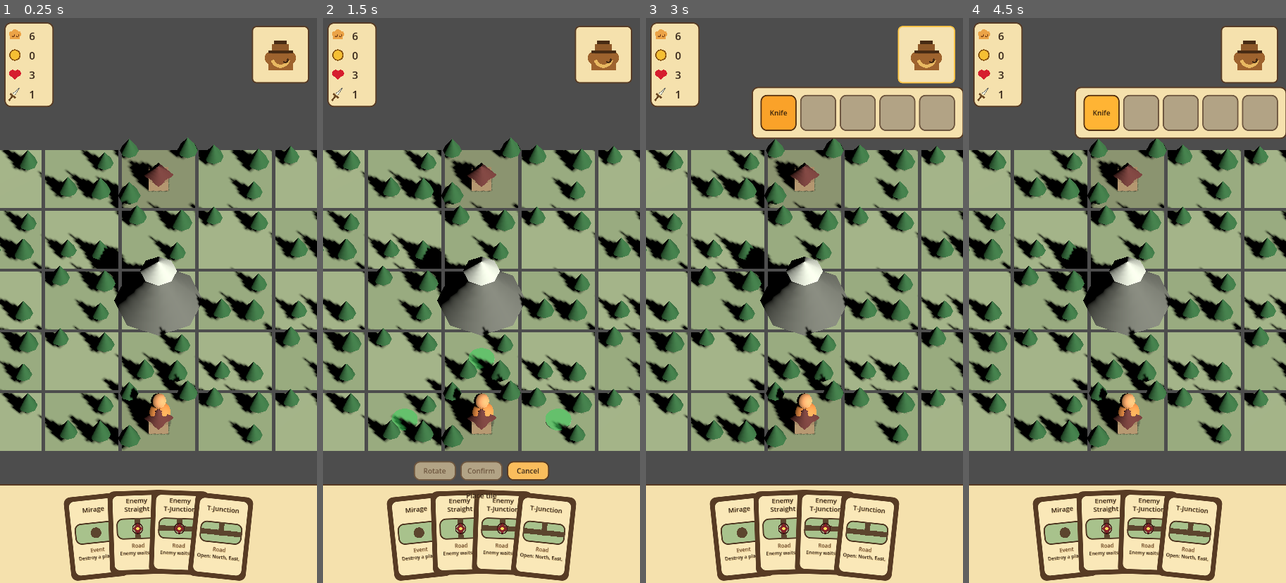
Above: before the commit, frames 1-4 (left to right).
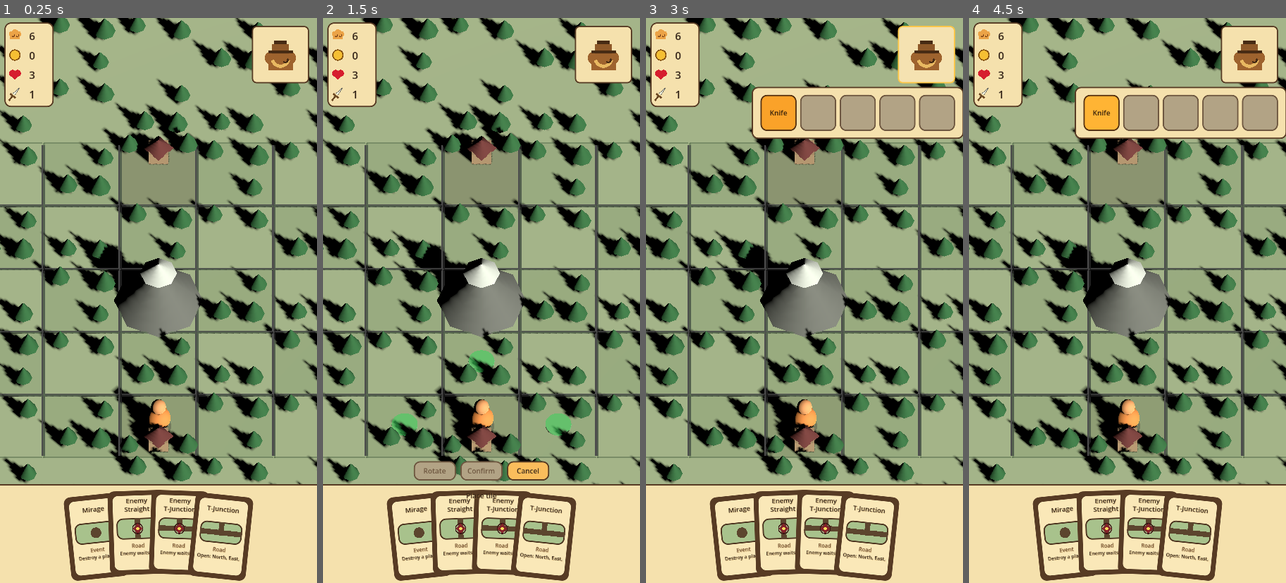
Above: after the commit, the same moments.

Repository: Reicher/The-Road-North
Game: Godot game, scene res://scenes/main.tscn
The game is run twice, just before and just after one commit, with the same random seed, the same clock (stepped at 60 frames per second) and the same inputs.
Inputs (mouse positions are in pixels of both pictures, inside the frame that each line leads up to):
- Up to frame 1 (0.25 s): no input
- Up to frame 2 (1.5 s): tap Enter at 0.5 s; drag from (481, 532) to (513, 176) at 0.52 s; click "Use" at 1.25 s
- Up to frame 3 (3 s): click "Cancel" at 2 s; click (924, 51) at 2.75 s
- Up to frame 4 (4.5 s): click "Knife" at 3.5 s; click "Knife" at 4.25 s

The runs differ from the first frame. In frame 1, 37% of the frame differs, in the area x 0-100%, y 0-83%; in frame 2, 36%; in frame 3, 31%; in frame 4, 31%.

Commit message:
Refine 3D map forest, preview, and camera bounds

Diff:
--- a/scripts/map.gd
+++ b/scripts/map.gd
@@ -25,6 +25,10 @@
 const FEATURE_BRIDGE := "bridge"
 
 const GROUND_HEIGHT := 0.08
+const FOREST_PADDING_TILES := 4
+const GROUND_LIGHT_COLOR := Color(0.69, 0.76, 0.57)
+const GROUND_DARK_COLOR := Color(0.64, 0.72, 0.53)
+const GRID_LINE_COLOR := Color(0.36, 0.46, 0.31, 0.58)
 
 @export_range(1, 64, 1) var playable_width := 9:
 	set(value):
@@ -52,6 +56,7 @@
 var tiles: Dictionary = {}
 var _fixed_features_by_position: Dictionary = {}
 var _cell_nodes: Dictionary = {}
+var _forest_nodes: Array[Node] = []
 
 
 func _ready() -> void:
@@ -325,9 +330,47 @@
 		if node is Node:
 			node.queue_free()
 	_cell_nodes.clear()
+	for node in _forest_nodes:
+		if node != null:
+			node.queue_free()
+	_forest_nodes.clear()
+	_rebuild_border_forest()
 	for y in playable_height:
 		for x in playable_width:
 			_rebuild_cell_visual(Vector2i(x, y))
+
+
+func _rebuild_border_forest() -> void:
+	for y in range(-FOREST_PADDING_TILES, playable_height + FOREST_PADDING_TILES):
+		for x in range(-FOREST_PADDING_TILES, playable_width + FOREST_PADDING_TILES):
+			var grid_position := Vector2i(x, y)
+			if is_inside_playable_area(grid_position):
+				continue
+			_add_border_forest_cell(grid_position)
+
+
+func _add_border_forest_cell(grid_position: Vector2i) -> void:
+	var cell := Node3D.new()
+	cell.name = "Forest_%d_%d" % [grid_position.x, grid_position.y]
+	cell.position = grid_to_world(grid_position)
+	add_child(cell)
+	_forest_nodes.append(cell)
+
+	_add_box(cell, "ForestGround", Vector3(tile_size * 1.08, GROUND_HEIGHT, tile_size * 1.08), Vector3(0.0, -GROUND_HEIGHT * 0.65, 0.0), GROUND_LIGHT_COLOR)
+	_add_border_forest_trees(cell, grid_position)
+
+
+func _add_border_forest_trees(parent: Node3D, grid_position: Vector2i) -> void:
+	var slots := [
+		Vector2(-0.28, -0.28),
+		Vector2(0.30, -0.18),
+		Vector2(-0.18, 0.26),
+		Vector2(0.24, 0.30),
+	]
+	var count := 2 + posmod(grid_position.x * 11 + grid_position.y * 7, 2)
+	for index in count:
+		var offset: Vector2 = slots[posmod(index + grid_position.x + grid_position.y, slots.size())]
+		_add_tree(parent, Vector3(offset.x * tile_size, 0.0, offset.y * tile_size), 0.72 + float(index) * 0.08)
 
 
 func _rebuild_cell_visual(grid_position: Vector2i) -> void:
@@ -344,13 +387,25 @@
 	_cell_nodes[grid_position] = cell
 
 	var feature := get_fixed_feature(grid_position)
-	var terrain_color := Color(0.69, 0.76, 0.57) if (grid_position.x + grid_position.y) % 2 == 0 else Color(0.64, 0.72, 0.53)
+	var terrain_color := GROUND_LIGHT_COLOR if (grid_position.x + grid_position.y) % 2 == 0 else GROUND_DARK_COLOR
 	_add_box(cell, "Ground", Vector3(tile_size * 0.96, GROUND_HEIGHT, tile_size * 0.96), Vector3(0.0, -GROUND_HEIGHT * 0.5, 0.0), terrain_color)
+	_add_grid_lines(cell, grid_position)
 
 	if not feature.is_empty():
 		_add_fixed_feature_visual(cell, feature)
 	elif not tiles.has(grid_position):
 		_add_empty_tile_trees(cell, grid_position)
+
+
+func _add_grid_lines(parent: Node3D, grid_position: Vector2i) -> void:
+	var line_width := maxf(2.0, tile_size * 0.018)
+	var y := GROUND_HEIGHT * 0.20
+	_add_box(parent, "GridNorth", Vector3(tile_size * 0.98, line_width, line_width), Vector3(0.0, y, -tile_size * 0.49), GRID_LINE_COLOR)
+	_add_box(parent, "GridWest", Vector3(line_width, line_width, tile_size * 0.98), Vector3(-tile_size * 0.49, y, 0.0), GRID_LINE_COLOR)
+	if grid_position.y == playable_height - 1:
+		_add_box(parent, "GridSouth", Vector3(tile_size * 0.98, line_width, line_width), Vector3(0.0, y, tile_size * 0.49), GRID_LINE_COLOR)
+	if grid_position.x == playable_width - 1:
+		_add_box(parent, "GridEast", Vector3(line_width, line_width, tile_size * 0.98), Vector3(tile_size * 0.49, y, 0.0), GRID_LINE_COLOR)
 
 
 func _add_fixed_feature_visual(parent: Node3D, feature: Dictionary) -> void:
@@ -427,4 +482,6 @@
 	var material := StandardMaterial3D.new()
 	material.albedo_color = color
 	material.roughness = 0.9
+	if color.a < 1.0:
+		material.transparency = BaseMaterial3D.TRANSPARENCY_ALPHA
 	return material
--- a/scripts/map_camera.gd
+++ b/scripts/map_camera.gd
@@ -9,7 +9,9 @@
 @export_range(0.0, 5.0, 0.05) var start_zoom_duration := 0.85
 @export_range(0.0, 2.0, 0.01) var move_focus_duration := 0.18
 @export var zoom_step := 0.10
-@export_range(20.0, 80.0, 1.0) var camera_angle_degrees := 52.0
+@export_range(20.0, 80.0, 1.0) var camera_angle_degrees := 55.0
+@export_range(0.0, 3.0, 0.05) var pan_margin_x_tiles := 0.0
+@export_range(0.0, 3.0, 0.05) var pan_margin_z_tiles := 0.0
 
 var _map: GameMap
 var _player: Node3D
@@ -158,18 +160,15 @@
 func _clamp_target() -> void:
 	if _map == null:
 		return
-	var rect := _map.get_padded_world_rect()
-	var viewport_size := _get_map_viewport_size()
-	var aspect := viewport_size.x / maxf(viewport_size.y, 1.0)
-	var half_height := size * 0.5
-	var half_width := half_height * aspect
-	var min_x := rect.position.x + half_width
-	var max_x := rect.end.x - half_width
-	var min_z := rect.position.y + half_height
-	var max_z := rect.end.y - half_height
-
-	_target_xz.x = rect.get_center().x if min_x > max_x else clampf(_target_xz.x, min_x, max_x)
-	_target_xz.y = rect.get_center().y if min_z > max_z else clampf(_target_xz.y, min_z, max_z)
+	var map_rect := _map.get_padded_world_rect()
+	var rect := _get_camera_movement_rect()
+	var visible_ground_size := _get_visible_ground_size()
+	_target_xz.x = clampf(_target_xz.x, rect.position.x, rect.end.x)
+
+	if visible_ground_size.y >= map_rect.size.y:
+		_target_xz.y = map_rect.get_center().y
+	else:
+		_target_xz.y = clampf(_target_xz.y, rect.position.y, rect.end.y)
 
 
 func _apply_camera_transform() -> void:
@@ -178,7 +177,7 @@
 	var target := Vector3(_target_xz.x, 0.0, _target_xz.y)
 	var offset := Vector3(0.0, sin(angle) * distance, cos(angle) * distance)
 	global_position = target + offset
-	look_at(target, Vector3.UP)
+	rotation_degrees = Vector3(-camera_angle_degrees, 0.0, 0.0)
 
 
 func _get_zoom_out_limit() -> float:
@@ -187,7 +186,7 @@
 	var viewport_size := _get_map_viewport_size()
 	var aspect := viewport_size.x / maxf(viewport_size.y, 1.0)
 	var padded_size := _map.get_padded_world_rect().size
-	return maxf(padded_size.y, padded_size.x / maxf(aspect, 0.01))
+	return maxf(_get_ground_size_for_vertical_map_span(padded_size.y), padded_size.x / maxf(aspect, 0.01))
 
 
 func _get_zoom_in_limit() -> float:
@@ -203,7 +202,40 @@
 		return size
 	var viewport_size := _get_map_viewport_size()
 	var aspect := viewport_size.x / maxf(viewport_size.y, 1.0)
-	return clampf(_map.tile_size * initial_visible_tile_width / maxf(aspect, 0.01), _get_zoom_in_limit(), _get_zoom_out_limit())
+	var wanted_size := _map.tile_size * initial_visible_tile_width / maxf(aspect, 0.01)
+	return clampf(wanted_size, _get_zoom_in_limit(), _get_zoom_out_limit())
+
+
+func _get_camera_movement_rect() -> Rect2:
+	var map_rect := _map.get_padded_world_rect()
+	var margin := Vector2(_map.tile_size * pan_margin_x_tiles, _map.tile_size * pan_margin_z_tiles)
+	var min_position := map_rect.position - margin
+	var max_position := map_rect.end + margin
+	if is_zero_approx(pan_margin_x_tiles):
+		min_position.x = map_rect.position.x + _map.tile_size * 0.5
+		max_position.x = map_rect.end.x - _map.tile_size * 0.5
+		if min_position.x > max_position.x:
+			min_position.x = map_rect.get_center().x
+			max_position.x = map_rect.get_center().x
+	if is_zero_approx(pan_margin_z_tiles):
+		min_position.y = map_rect.position.y + _map.tile_size * 0.5
+		max_position.y = map_rect.end.y - _map.tile_size * 0.5
+		if min_position.y > max_position.y:
+			min_position.y = map_rect.get_center().y
+			max_position.y = map_rect.get_center().y
+	return Rect2(min_position, max_position - min_position)
+
+
+func _get_ground_size_for_vertical_map_span(map_depth: float) -> float:
+	var angle := deg_to_rad(camera_angle_degrees)
+	return map_depth * maxf(sin(angle), 0.25)
+
+
+func _get_visible_ground_size() -> Vector2:
+	var viewport_size := _get_map_viewport_size()
+	var aspect := viewport_size.x / maxf(viewport_size.y, 1.0)
+	var angle := deg_to_rad(camera_angle_degrees)
+	return Vector2(size * aspect, size / maxf(sin(angle), 0.25))
 
 
 func _get_full_map_position() -> Vector3:
--- a/scripts/placement_controller.gd
+++ b/scripts/placement_controller.gd
@@ -7,8 +7,8 @@
 signal tile_destroyed(grid_position: Vector2i, card: CardView)
 signal tile_rotated(grid_position: Vector2i, card: CardView)
 
-const VALID_COLOR := Color(0.20, 0.90, 0.32, 0.46)
-const INVALID_COLOR := Color(0.95, 0.18, 0.14, 0.50)
+const VALID_COLOR := Color(0.10, 0.95, 0.28, 0.34)
+const INVALID_COLOR := Color(1.00, 0.10, 0.08, 0.38)
 const TARGET_COLOR := Color(0.98, 0.83, 0.24, 0.62)
 const PLACEMENT_HINT_COLOR := Color(0.24, 0.88, 0.38, 0.58)
 const MODE_NONE := ""
@@ -254,12 +254,13 @@
 	_preview_tile.definition = active_definition
 	_preview_tile.rotation_steps = rotation_steps
 	_preview_tile.tile_size = _map.tile_size
-	_preview_tile.position = _map.grid_to_world(preview_position)
+	_preview_tile.position = _map.grid_to_world(preview_position) + Vector3(0.0, _map.tile_size * 0.04, 0.0)
+	_preview_tile.scale = Vector3(1.03, 1.0, 1.03)
 	_preview_tile.visible = true
 
 	var tile_data := _roads.make_tile_data(active_definition, rotation_steps)
 	_placement_valid = _is_valid_placement(preview_position, tile_data.get("connections", {}))
-	_preview_tile.tile_tint = Color(1.0, 1.0, 1.0, 0.72)
+	_preview_tile.tile_tint = Color(1.08, 1.08, 1.04, 0.98)
 	_preview_tile.set_highlight(true, VALID_COLOR if _placement_valid else INVALID_COLOR)
 	_controls_layer.show_preview_controls(preview_position, _map, _hand, _placement_valid)
 	set_process(true)
--- a/scripts/tile.gd
+++ b/scripts/tile.gd
@@ -150,8 +150,18 @@
 func _add_house() -> void:
 	var base_size := Vector3(tile_size * 0.26, tile_size * 0.20, tile_size * 0.24)
 	var base_y := GROUND_HEIGHT + base_size.y * 0.5
-	_add_box("HouseBase", base_size, Vector3(0.0, base_y, tile_size * 0.08), Color(0.70, 0.58, 0.42))
-	_add_cone("HouseRoof", tile_size * 0.20, tile_size * 0.18, Vector3(0.0, base_y + tile_size * 0.18, tile_size * 0.08), Color(0.42, 0.20, 0.18), 4)
+	var z_offset := _get_house_z_offset()
+	_add_box("HouseBase", base_size, Vector3(0.0, base_y, z_offset), Color(0.70, 0.58, 0.42))
+	_add_cone("HouseRoof", tile_size * 0.20, tile_size * 0.18, Vector3(0.0, base_y + tile_size * 0.18, z_offset), Color(0.42, 0.20, 0.18), 4)
+
+
+func _get_house_z_offset() -> float:
+	var openings := get_openings()
+	if openings.get("north", false) == true and openings.get("south", false) != true:
+		return tile_size * 0.28
+	if openings.get("south", false) == true and openings.get("north", false) != true:
+		return -tile_size * 0.28
+	return tile_size * 0.08
 
 
 func _draw_reward_encounter(encounter: Dictionary) -> void:
@@ -185,6 +195,14 @@
 func _slot_touches_road(slot: Vector2, openings: Dictionary) -> bool:
 	if absf(slot.x) < ROAD_TREE_CLEARANCE and absf(slot.y) < ROAD_TREE_CLEARANCE:
 		return true
+	if openings.get("north", false) == true and openings.get("east", false) == true and slot.x > 0.16 and slot.y < -0.16:
+		return true
+	if openings.get("east", false) == true and openings.get("south", false) == true and slot.x > 0.16 and slot.y > 0.16:
+		return true
+	if openings.get("south", false) == true and openings.get("west", false) == true and slot.x < -0.16 and slot.y > 0.16:
+		return true
+	if openings.get("north", false) == true and openings.get("west", false) == true and slot.x < -0.16 and slot.y < -0.16:
+		return true
 	if openings.get("north", false) == true and slot.y < ROAD_TREE_CLEARANCE and absf(slot.x) < ROAD_TREE_CLEARANCE:
 		return true
 	if openings.get("south", false) == true and slot.y > -ROAD_TREE_CLEARANCE and absf(slot.x) < ROAD_TREE_CLEARANCE:
@@ -209,7 +227,17 @@
 
 
 func _add_highlight() -> void:
-	_add_box("Highlight", Vector3(tile_size * 0.98, 0.035, tile_size * 0.98), Vector3(0.0, GROUND_HEIGHT + ROAD_HEIGHT + 0.05, 0.0), highlight_color)
+	var fill_y := GROUND_HEIGHT * 0.55
+	_add_box("HighlightFill", Vector3(tile_size * 1.08, 0.018, tile_size * 1.08), Vector3(0.0, fill_y, 0.0), highlight_color)
+	var border_color := highlight_color.lightened(0.35)
+	border_color.a = minf(1.0, highlight_color.a + 0.18)
+	var line_width := tile_size * 0.055
+	var line_length := tile_size * 1.12
+	var border_y := GROUND_HEIGHT + ROAD_HEIGHT + 0.12
+	_add_box("HighlightNorth", Vector3(line_length, line_width, line_width), Vector3(0.0, border_y, -tile_size * 0.56), border_color)
+	_add_box("HighlightEast", Vector3(line_width, line_width, line_length), Vector3(tile_size * 0.56, border_y, 0.0), border_color)
+	_add_box("HighlightSouth", Vector3(line_length, line_width, line_width), Vector3(0.0, border_y, tile_size * 0.56), border_color)
+	_add_box("HighlightWest", Vector3(line_width, line_width, line_length), Vector3(-tile_size * 0.56, border_y, 0.0), border_color)
 
 
 func _refresh_enemy_view() -> void:
@@ -240,6 +268,39 @@
 	return instance
 
 
+func _add_mesh(node_name: String, vertices: PackedVector3Array, normals: PackedVector3Array, indices: PackedInt32Array, color: Color) -> MeshInstance3D:
+	var arrays := []
+	arrays.resize(Mesh.ARRAY_MAX)
+	arrays[Mesh.ARRAY_VERTEX] = vertices
+	arrays[Mesh.ARRAY_NORMAL] = normals
+	arrays[Mesh.ARRAY_INDEX] = indices
+	var mesh := ArrayMesh.new()
+	mesh.add_surface_from_arrays(Mesh.PRIMITIVE_TRIANGLES, arrays)
+	var instance := MeshInstance3D.new()
+	instance.name = node_name
+	instance.mesh = mesh
+	var material := _make_material(color)
+	material.shading_mode = BaseMaterial3D.SHADING_MODE_UNSHADED
+	instance.material_override = material
+	_visual_root.add_child(instance)
+	return instance
+
+
+func _add_cylinder(node_name: String, radius: float, height: float, local_position: Vector3, color: Color, segments := 20) -> MeshInstance3D:
+	var mesh := CylinderMesh.new()
+	mesh.top_radius = radius
+	mesh.bottom_radius = radius
+	mesh.height = height
+	mesh.radial_segments = segments
+	var instance := MeshInstance3D.new()
+	instance.name = node_name
+	instance.mesh = mesh
+	instance.position = local_position
+	instance.material_override = _make_material(color)
+	_visual_root.add_child(instance)
+	return instance
+
+
 func _add_cone(node_name: String, bottom_radius: float, height: float, local_position: Vector3, color: Color, segments := 8) -> MeshInstance3D:
 	var mesh := CylinderMesh.new()
 	mesh.top_radius = 0.0
@@ -274,6 +335,7 @@
 	var material := StandardMaterial3D.new()
 	material.albedo_color = color
 	material.roughness = 0.9
+	material.cull_mode = BaseMaterial3D.CULL_DISABLED
 	if color.a < 1.0:
 		material.transparency = BaseMaterial3D.TRANSPARENCY_ALPHA
 	return material
Not shown, changed: docs/design.md
